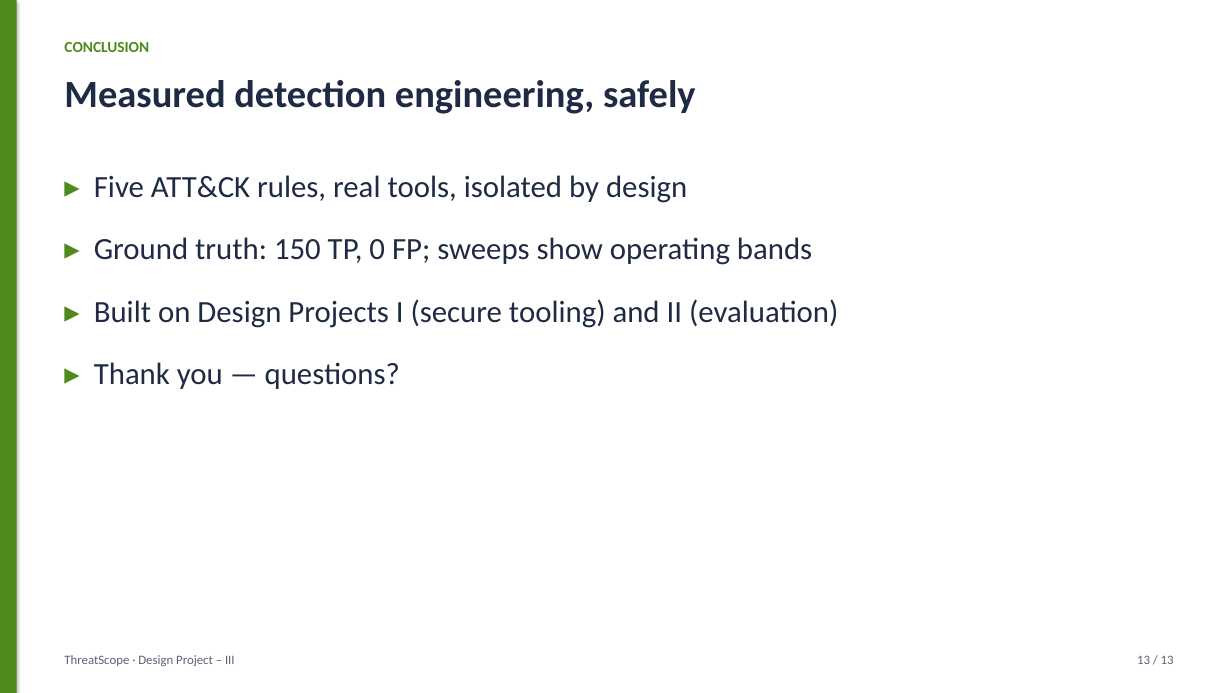
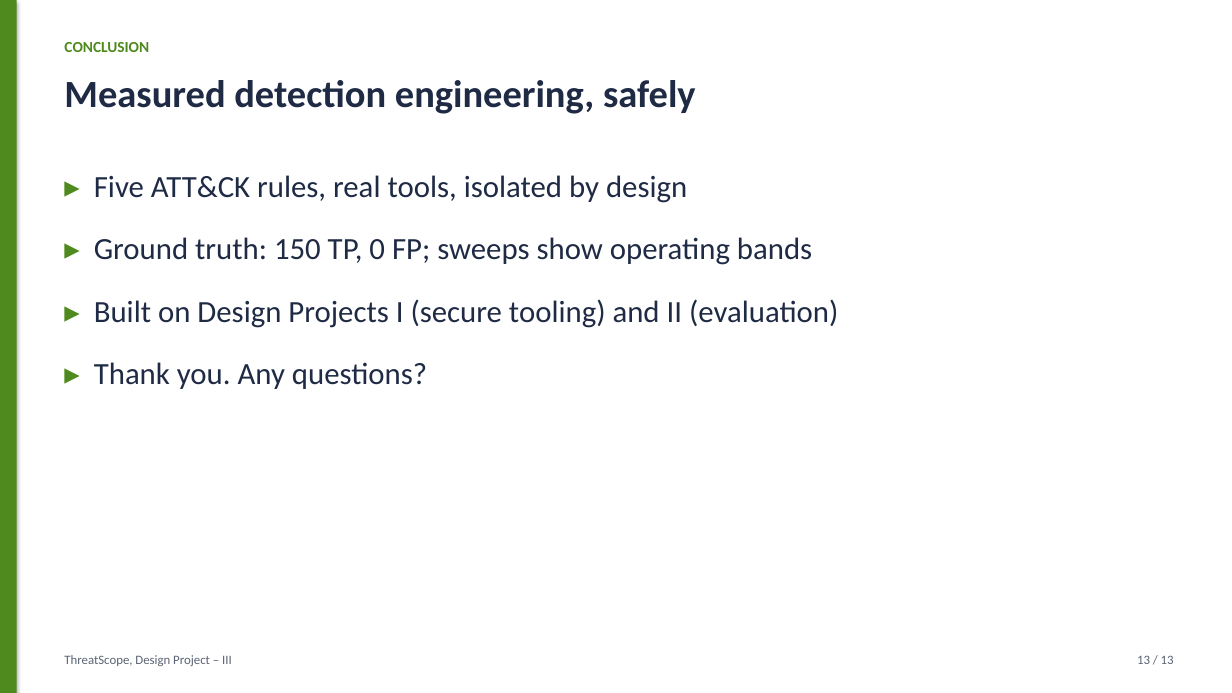
Before and after one commit to harshacreate/ThreatScope, a slide deck: slide 13 of report/ThreatScope_Presentation.pptx. Drawn at 1232x693 pixels with LibreOffice and Linux fonts; fonts in the diff are those of the drawing. Boxes give left, top, right and bottom in pixels: in the first picture for what was removed or moved away, otherwise in the second. Text is boxed around its words. In the diff, an @@ line names an element or a change of style, - is before the commit and + after.

Commit message:
Clean ThreatScope project text

```diff
--- a/report/ThreatScope_Presentation.pptx
+++ b/report/ThreatScope_Presentation.pptx
@@ text at (x1=94, y1=362, x2=427, y2=389): text changed @@
-▸ Thank you — questions?
+▸ Thank you. Any questions?
@@ text at (x1=64, y1=655, x2=232, y2=666): text changed @@
-ThreatScope · Design Project – III
+ThreatScope, Design Project – III
```
Also in this commit, not shown: 12 other slides changed, 9 other files.
